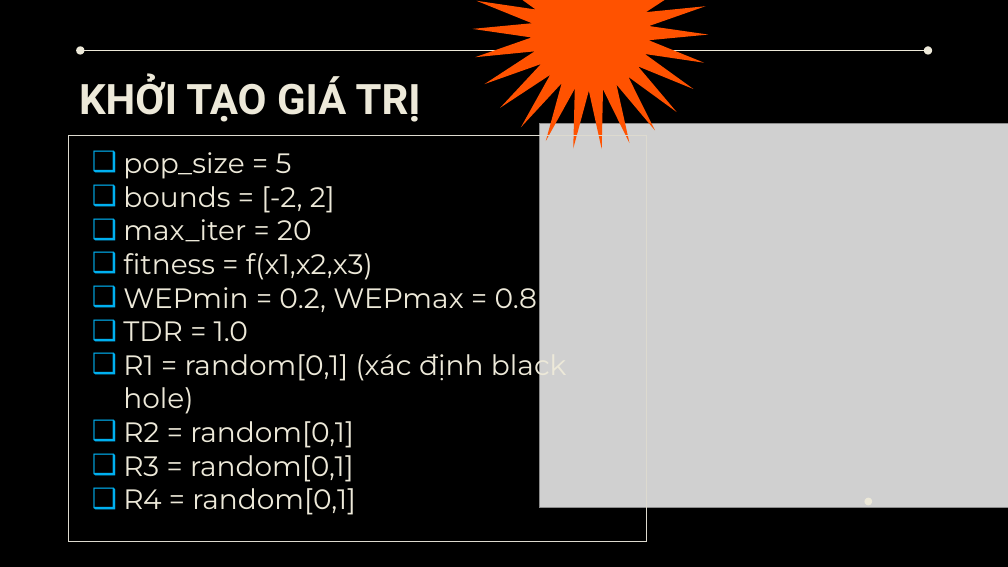
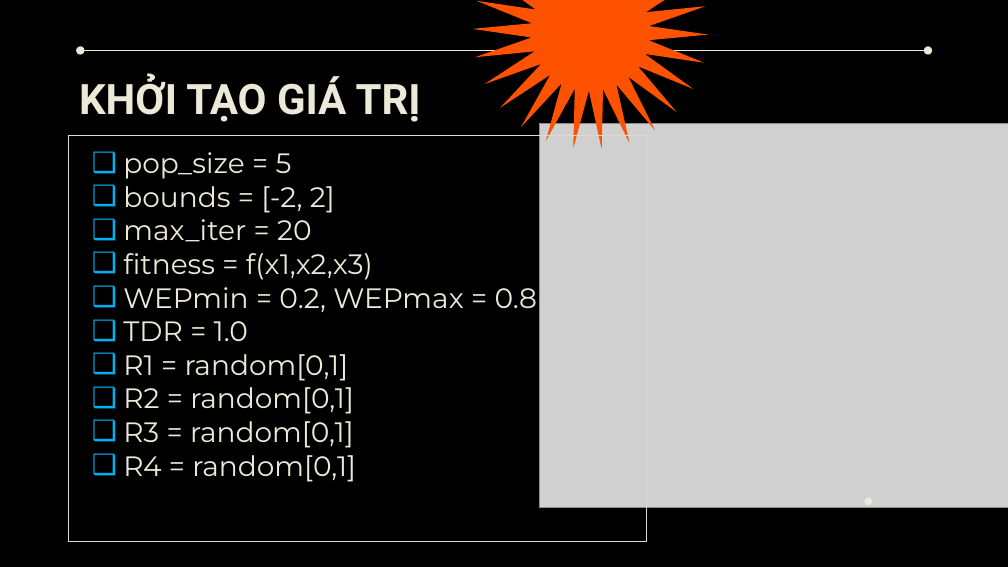
Before and after one commit to Gocunn/Source-, a slide deck: slide 2 of MVO.pptx. Drawn at 1008x567 pixels with LibreOffice and Linux fonts; fonts in the diff are those of the drawing; grey boxes stand for pictures. Boxes give left, top, right and bottom in pixels: in the first picture for what was removed or moved away, otherwise in the second. Text is boxed around its words. In the diff, an @@ line names an element or a change of style, - is before the commit and + after.

```diff
--- a/MVO.pptx
+++ b/MVO.pptx
@@ text at [123, 354, 349, 381]: text changed @@
-❑ R1 = random[0,1] (xác định black hole)
+❑ R1 = random[0,1]
```
Also in this commit, not shown: 3 other files.
